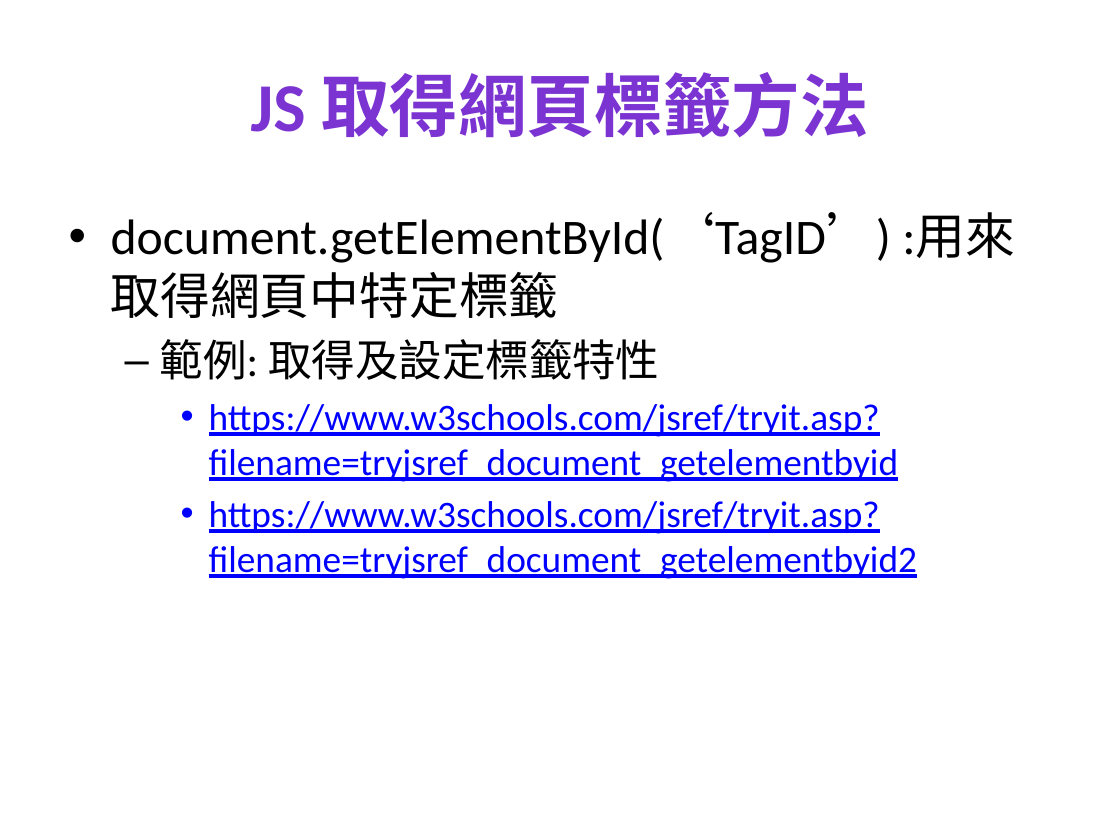
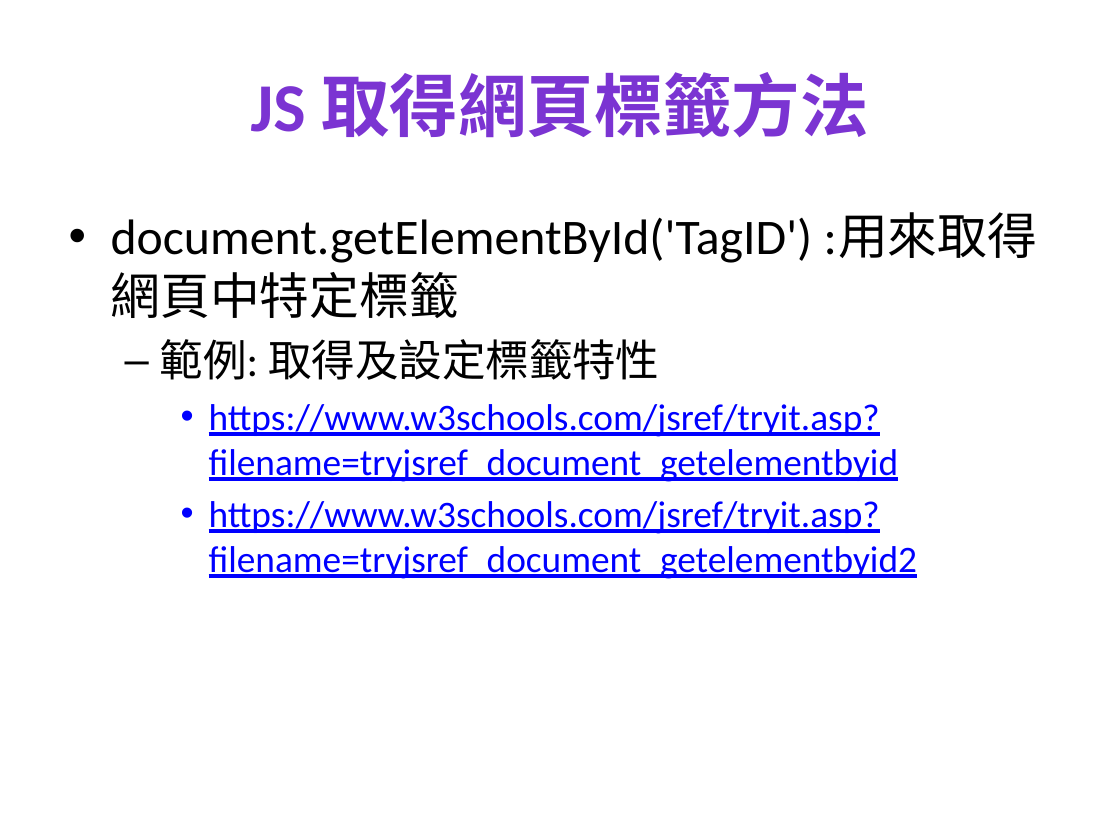
Before and after one commit to mos2718/W1, a slide deck: slide 10 of documentGetEelemntByID/getElementByID.pptx (slide 11 before the commit). Drawn at 1120x840 pixels with LibreOffice and Linux fonts; fonts in the diff are those of the drawing. Boxes give left, top, right and bottom in pixels: in the first picture for what was removed or moved away, otherwise in the second. Text is boxed around its words. In the diff, an @@ line names an element or a change of style, - is before the commit and + after.

```diff
--- a/documentGetEelemntByID/getElementByID.pptx
+++ b/documentGetEelemntByID/getElementByID.pptx
@@ text at (111,213,1038,318): text changed @@
-• document.getElementById(‘TagID’) :用來取得網頁中特定標籤
+• document.getElementById('TagID') :用來取得網頁中特定標籤
```
Also in this commit, not shown: 1 slide removed, 3 other files.
